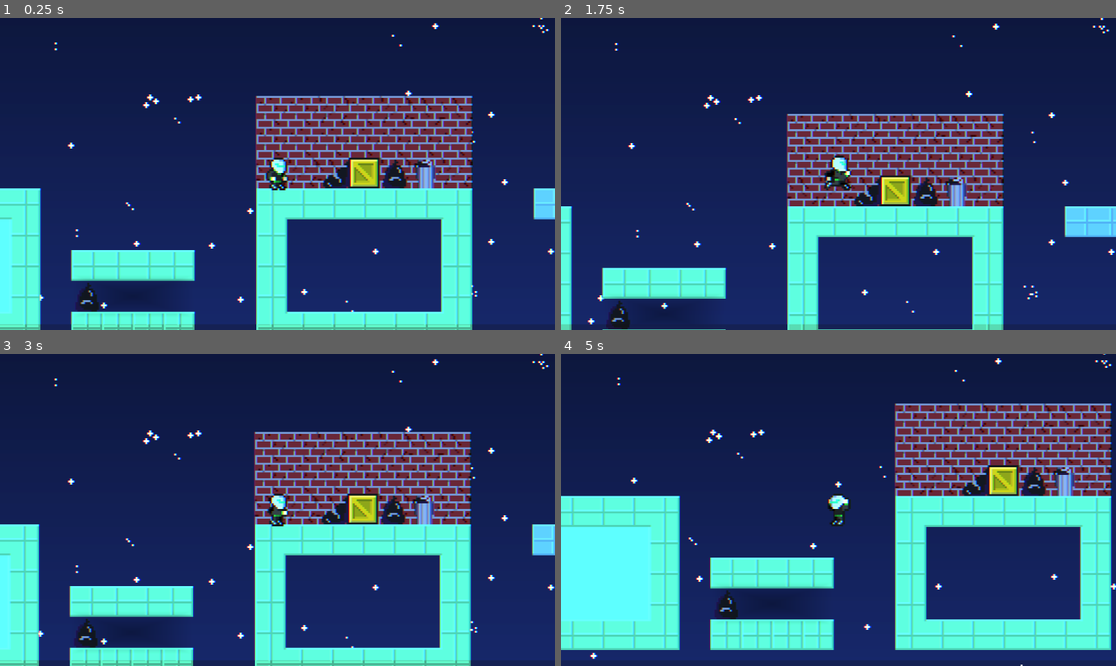
Above: before the commit, frames 1-4 (two rows, left to right).
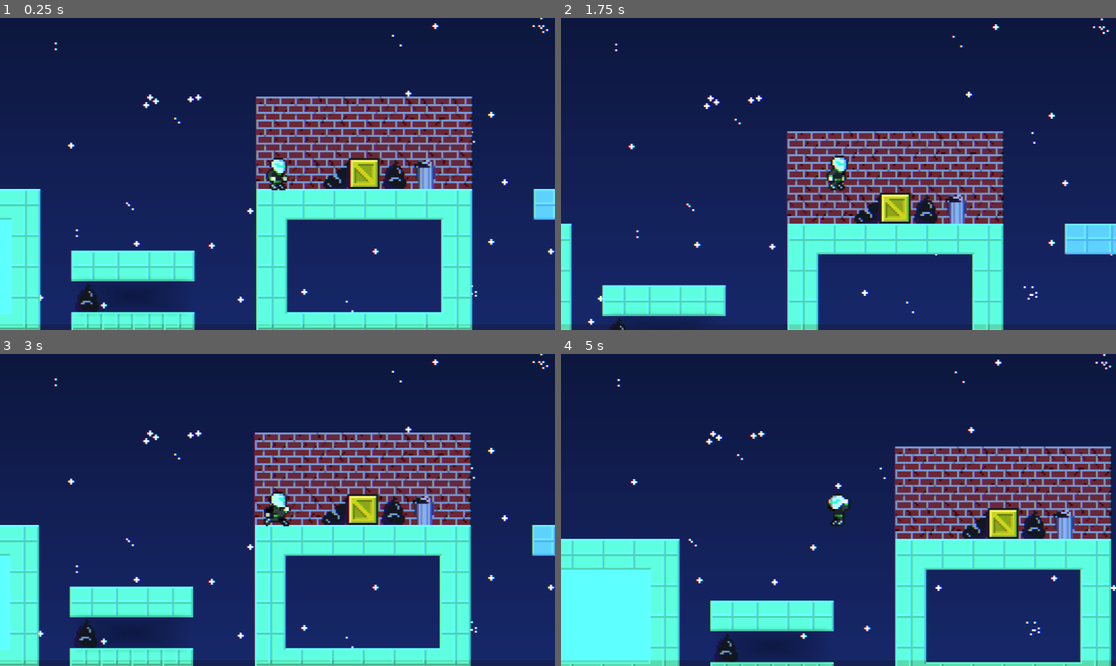
Above: after the commit, the same moments.

Repository: reneelias/Godot-2D-Platformer
Game: Godot game, scene res://Scenes/main.tscn
The game is run twice, just before and just after one commit, with the same random seed, the same clock (stepped at 60 frames per second) and the same inputs.
Inputs:
- Up to frame 1 (0.25 s): no input
- Up to frame 2 (1.75 s): hold R 0.53-1.28 s; hold D (MoveRight) from 0.53 s (still down); tap Space (Jump) at 0.77, 1.52 s; tap R at 1.35 s
- Up to frame 3 (3 s): release D (MoveRight) at 2.03 s; hold A (MoveLeft) 2.03-2.78 s; hold R 2.03-2.78 s; tap Enter at 2.75 s; hold D (MoveRight) from 2.78 s (still down); tap R at 2.85 s
- Up to frame 4 (5 s): tap Space (Jump) at 3.02, 3.77, 4.52 s; hold R 3.53-4.28 s; release D (MoveRight) at 4.28 s; hold A (MoveLeft) from 4.28 s (still down); tap R at 4.35 s

The runs differ from the first frame. In frame 1, 3.8% of the frame differs, in the area x 0-100%, y 24-100%; in frame 2, 17%; in frame 3, 4.1%; in frame 4, 36%, in the area x 0-100%, y 0-100%.

Commit message:
set up capsule size/position on all anim frames

Diff:
--- a/2d-platformer/ObjectScenes/Player.tscn
+++ b/2d-platformer/ObjectScenes/Player.tscn
@@ -6,8 +6,9 @@
 [ext_resource type="Texture2D" uid="uid://dmdlgegia3xjr" path="res://Sprites/Wall.png" id="4_akhjb"]
 [ext_resource type="Shader" uid="uid://ek88p73cly8c" path="res://Shaders/ChromaticAberration.gdshader" id="4_wpivi"]
 
-[sub_resource type="RectangleShape2D" id="RectangleShape2D_0xm2m"]
-size = Vector2(7, 14.5)
+[sub_resource type="CapsuleShape2D" id="CapsuleShape2D_wpivi"]
+radius = 4.0
+height = 16.0
 
 [sub_resource type="ShaderMaterial" id="ShaderMaterial_1gky5"]
 shader = ExtResource("4_wpivi")
@@ -37,14 +38,26 @@
 tracks/1/type = "value"
 tracks/1/imported = false
 tracks/1/enabled = true
-tracks/1/path = NodePath("CollisionShape2D:shape")
-tracks/1/interp = 1
-tracks/1/loop_wrap = true
-tracks/1/keys = {
-"times": PackedFloat32Array(0),
-"transitions": PackedFloat32Array(1),
-"update": 1,
-"values": [SubResource("RectangleShape2D_0xm2m")]
+tracks/1/path = NodePath("CollisionShape2D:shape:height")
+tracks/1/interp = 1
+tracks/1/loop_wrap = true
+tracks/1/keys = {
+"times": PackedFloat32Array(0, 0.142857),
+"transitions": PackedFloat32Array(1, 1),
+"update": 1,
+"values": [15.5, 15.0]
+}
+tracks/2/type = "value"
+tracks/2/imported = false
+tracks/2/enabled = true
+tracks/2/path = NodePath("CollisionShape2D:position")
+tracks/2/interp = 1
+tracks/2/loop_wrap = true
+tracks/2/keys = {
+"times": PackedFloat32Array(0),
+"transitions": PackedFloat32Array(1),
+"update": 1,
+"values": [Vector2(0, 0)]
 }
 
 [sub_resource type="Animation" id="Animation_6tuqy"]
@@ -64,10 +77,30 @@
 "update": 1,
 "values": [20, 21, 22, 23]
 }
-
-[sub_resource type="CapsuleShape2D" id="CapsuleShape2D_wpivi"]
-radius = 4.0
-height = 15.0
+tracks/1/type = "value"
+tracks/1/imported = false
+tracks/1/enabled = true
+tracks/1/path = NodePath("CollisionShape2D:shape:height")
+tracks/1/interp = 1
+tracks/1/loop_wrap = true
+tracks/1/keys = {
+"times": PackedFloat32Array(0),
+"transitions": PackedFloat32Array(1),
+"update": 0,
+"values": [13.0]
+}
+tracks/2/type = "value"
+tracks/2/imported = false
+tracks/2/enabled = true
+tracks/2/path = NodePath("CollisionShape2D:position")
+tracks/2/interp = 1
+tracks/2/loop_wrap = true
+tracks/2/keys = {
+"times": PackedFloat32Array(0),
+"transitions": PackedFloat32Array(1),
+"update": 0,
+"values": [Vector2(-0.8, 1.5)]
+}
 
 [sub_resource type="Animation" id="Animation_5podq"]
 resource_name = "Idle"
@@ -89,30 +122,31 @@
 tracks/1/type = "value"
 tracks/1/imported = false
 tracks/1/enabled = true
-tracks/1/path = NodePath("CollisionShape2D:shape")
-tracks/1/interp = 1
-tracks/1/loop_wrap = true
-tracks/1/keys = {
-"times": PackedFloat32Array(0),
-"transitions": PackedFloat32Array(1),
-"update": 1,
-"values": [SubResource("CapsuleShape2D_wpivi")]
-}
-tracks/2/type = "value"
-tracks/2/imported = false
-tracks/2/enabled = true
-tracks/2/path = NodePath("CollisionShape2D:position")
-tracks/2/interp = 1
-tracks/2/loop_wrap = true
-tracks/2/keys = {
-"times": PackedFloat32Array(0),
-"transitions": PackedFloat32Array(1),
-"update": 1,
+tracks/1/path = NodePath("CollisionShape2D:position")
+tracks/1/interp = 1
+tracks/1/loop_wrap = true
+tracks/1/keys = {
+"times": PackedFloat32Array(0),
+"transitions": PackedFloat32Array(1),
+"update": 0,
 "values": [Vector2(0, 0)]
+}
+tracks/2/type = "value"
+tracks/2/imported = false
+tracks/2/enabled = true
+tracks/2/path = NodePath("CollisionShape2D:shape:height")
+tracks/2/interp = 1
+tracks/2/loop_wrap = true
+tracks/2/keys = {
+"times": PackedFloat32Array(0),
+"transitions": PackedFloat32Array(1),
+"update": 0,
+"values": [15.5]
 }
 
 [sub_resource type="Animation" id="Animation_wpivi"]
 resource_name = "Jump"
+length = 0.250008
 step = 0.0833333
 tracks/0/type = "value"
 tracks/0/imported = false
@@ -129,26 +163,26 @@
 tracks/1/type = "value"
 tracks/1/imported = false
 tracks/1/enabled = true
-tracks/1/path = NodePath("CollisionShape2D:shape:size")
+tracks/1/path = NodePath("CollisionShape2D:position")
 tracks/1/interp = 1
 tracks/1/loop_wrap = true
 tracks/1/keys = {
 "times": PackedFloat32Array(0, 0.0833333, 0.166667),
 "transitions": PackedFloat32Array(1, 1, 1),
 "update": 1,
-"values": [Vector2(7, 11.5), Vector2(7, 13.5), Vector2(7, 14.5)]
-}
-tracks/2/type = "value"
-tracks/2/imported = false
-tracks/2/enabled = true
-tracks/2/path = NodePath("CollisionShape2D:position")
+"values": [Vector2(0, 1.5), Vector2(0, 1.09), Vector2(0, 0)]
+}
+tracks/2/type = "value"
+tracks/2/imported = false
+tracks/2/enabled = true
+tracks/2/path = NodePath("CollisionShape2D:shape:height")
 tracks/2/interp = 1
 tracks/2/loop_wrap = true
 tracks/2/keys = {
 "times": PackedFloat32Array(0, 0.0833333, 0.166667),
 "transitions": PackedFloat32Array(1, 1, 1),
 "update": 1,
-"values": [Vector2(0, 2), Vector2(0, 1), Vector2(0, 0)]
+"values": [13.0, 14.0, 15.5]
 }
 
 [sub_resource type="Animation" id="Animation_akhjb"]
@@ -168,38 +202,26 @@
 tracks/1/type = "value"
 tracks/1/imported = false
 tracks/1/enabled = true
-tracks/1/path = NodePath("CollisionShape2D:shape:size")
-tracks/1/interp = 1
-tracks/1/loop_wrap = true
-tracks/1/keys = {
-"times": PackedFloat32Array(0),
-"transitions": PackedFloat32Array(1),
-"update": 0,
-"values": [Vector2(8, 11.5)]
-}
-tracks/2/type = "value"
-tracks/2/imported = false
-tracks/2/enabled = true
-tracks/2/path = NodePath("CollisionShape2D:position")
-tracks/2/interp = 1
-tracks/2/loop_wrap = true
-tracks/2/keys = {
-"times": PackedFloat32Array(0),
-"transitions": PackedFloat32Array(1),
-"update": 0,
-"values": [Vector2(0, 2)]
-}
-tracks/3/type = "value"
-tracks/3/imported = false
-tracks/3/enabled = true
-tracks/3/path = NodePath("CollisionShape2D:shape")
-tracks/3/interp = 1
-tracks/3/loop_wrap = true
-tracks/3/keys = {
-"times": PackedFloat32Array(0),
-"transitions": PackedFloat32Array(1),
-"update": 1,
-"values": [SubResource("RectangleShape2D_0xm2m")]
+tracks/1/path = NodePath("CollisionShape2D:position")
+tracks/1/interp = 1
+tracks/1/loop_wrap = true
+tracks/1/keys = {
+"times": PackedFloat32Array(0),
+"transitions": PackedFloat32Array(1),
+"update": 0,
+"values": [Vector2(0, 0)]
+}
+tracks/2/type = "value"
+tracks/2/imported = false
+tracks/2/enabled = true
+tracks/2/path = NodePath("CollisionShape2D:shape:height")
+tracks/2/interp = 1
+tracks/2/loop_wrap = true
+tracks/2/keys = {
+"times": PackedFloat32Array(0),
+"transitions": PackedFloat32Array(1),
+"update": 0,
+"values": [16.0]
 }
 
 [sub_resource type="Animation" id="Animation_5w4f7"]
@@ -222,26 +244,26 @@
 tracks/1/type = "value"
 tracks/1/imported = false
 tracks/1/enabled = true
-tracks/1/path = NodePath("CollisionShape2D:shape")
-tracks/1/interp = 1
-tracks/1/loop_wrap = true
-tracks/1/keys = {
-"times": PackedFloat32Array(0),
-"transitions": PackedFloat32Array(1),
-"update": 1,
-"values": [SubResource("CapsuleShape2D_wpivi")]
-}
-tracks/2/type = "value"
-tracks/2/imported = false
-tracks/2/enabled = true
-tracks/2/path = NodePath("CollisionShape2D:position")
-tracks/2/interp = 1
-tracks/2/loop_wrap = true
-tracks/2/keys = {
-"times": PackedFloat32Array(0),
-"transitions": PackedFloat32Array(1),
-"update": 1,
+tracks/1/path = NodePath("CollisionShape2D:position")
+tracks/1/interp = 1
+tracks/1/loop_wrap = true
+tracks/1/keys = {
+"times": PackedFloat32Array(0),
+"transitions": PackedFloat32Array(1),
+"update": 0,
 "values": [Vector2(0, 0)]
+}
+tracks/2/type = "value"
+tracks/2/imported = false
+tracks/2/enabled = true
+tracks/2/path = NodePath("CollisionShape2D:shape:height")
+tracks/2/interp = 1
+tracks/2/loop_wrap = true
+tracks/2/keys = {
+"times": PackedFloat32Array(0),
+"transitions": PackedFloat32Array(1),
+"update": 0,
+"values": [15.5]
 }
 
 [sub_resource type="Animation" id="Animation_bbkq1"]
@@ -262,26 +284,26 @@
 tracks/1/type = "value"
 tracks/1/imported = false
 tracks/1/enabled = true
-tracks/1/path = NodePath("CollisionShape2D:position")
-tracks/1/interp = 1
-tracks/1/loop_wrap = true
-tracks/1/keys = {
-"times": PackedFloat32Array(0),
-"transitions": PackedFloat32Array(1),
-"update": 1,
-"values": [Vector2(0.5, 0.315)]
-}
-tracks/2/type = "value"
-tracks/2/imported = false
-tracks/2/enabled = true
-tracks/2/path = NodePath("CollisionShape2D:shape")
-tracks/2/interp = 1
-tracks/2/loop_wrap = true
-tracks/2/keys = {
-"times": PackedFloat32Array(0),
-"transitions": PackedFloat32Array(1),
-"update": 1,
-"values": [SubResource("CapsuleShape2D_wpivi")]
+tracks/1/path = NodePath("CollisionShape2D:shape:height")
+tracks/1/interp = 1
+tracks/1/loop_wrap = true
+tracks/1/keys = {
+"times": PackedFloat32Array(0),
+"transitions": PackedFloat32Array(1),
+"update": 0,
+"values": [15.0]
+}
+tracks/2/type = "value"
+tracks/2/imported = false
+tracks/2/enabled = true
+tracks/2/path = NodePath("CollisionShape2D:position")
+tracks/2/interp = 1
+tracks/2/loop_wrap = true
+tracks/2/keys = {
+"times": PackedFloat32Array(0),
+"transitions": PackedFloat32Array(1),
+"update": 0,
+"values": [Vector2(0, 0)]
 }
 
 [sub_resource type="Animation" id="Animation_xb0pv"]
@@ -303,26 +325,26 @@
 tracks/1/type = "value"
 tracks/1/imported = false
 tracks/1/enabled = true
-tracks/1/path = NodePath("CollisionShape2D:shape")
-tracks/1/interp = 1
-tracks/1/loop_wrap = true
-tracks/1/keys = {
-"times": PackedFloat32Array(0, 0.0846259, 0.166667),
+tracks/1/path = NodePath("CollisionShape2D:shape:height")
+tracks/1/interp = 1
+tracks/1/loop_wrap = true
+tracks/1/keys = {
+"times": PackedFloat32Array(0, 0.166667),
+"transitions": PackedFloat32Array(1, 1),
+"update": 1,
+"values": [15.0, 15.5]
+}
+tracks/2/type = "value"
+tracks/2/imported = false
+tracks/2/enabled = true
+tracks/2/path = NodePath("CollisionShape2D:position")
+tracks/2/interp = 1
+tracks/2/loop_wrap = true
+tracks/2/keys = {
+"times": PackedFloat32Array(0, 0.0833333, 0.166667),
 "transitions": PackedFloat32Array(1, 1, 1),
 "update": 1,
-"values": [SubResource("CapsuleShape2D_wpivi"), SubResource("CapsuleShape2D_wpivi"), SubResource("CapsuleShape2D_wpivi")]
-}
-tracks/2/type = "value"
-tracks/2/imported = false
-tracks/2/enabled = true
-tracks/2/path = NodePath("CollisionShape2D:position")
-tracks/2/interp = 1
-tracks/2/loop_wrap = true
-tracks/2/keys = {
-"times": PackedFloat32Array(0, 0.0846259, 0.166667),
-"transitions": PackedFloat32Array(1, 1, 1),
-"update": 1,
-"values": [Vector2(0.5, 0.315), Vector2(0.5, 0.5), Vector2(0.19, -0.585)]
+"values": [Vector2(0, 0), Vector2(0, 0.42), Vector2(0, 0)]
 }
 
 [sub_resource type="AnimationLibrary" id="AnimationLibrary_wpivi"]
@@ -357,8 +379,7 @@
 vframes = 7
 
 [node name="CollisionShape2D" type="CollisionShape2D" parent="."]
-position = Vector2(0, 2)
-shape = SubResource("RectangleShape2D_0xm2m")
+shape = SubResource("CapsuleShape2D_wpivi")
 
 [node name="Camera2D" type="Camera2D" parent="."]
 zoom = Vector2(4, 4)
Not shown: 1 places in 2d-platformer/ObjectScenes/Player.tscn that only renumber resources
